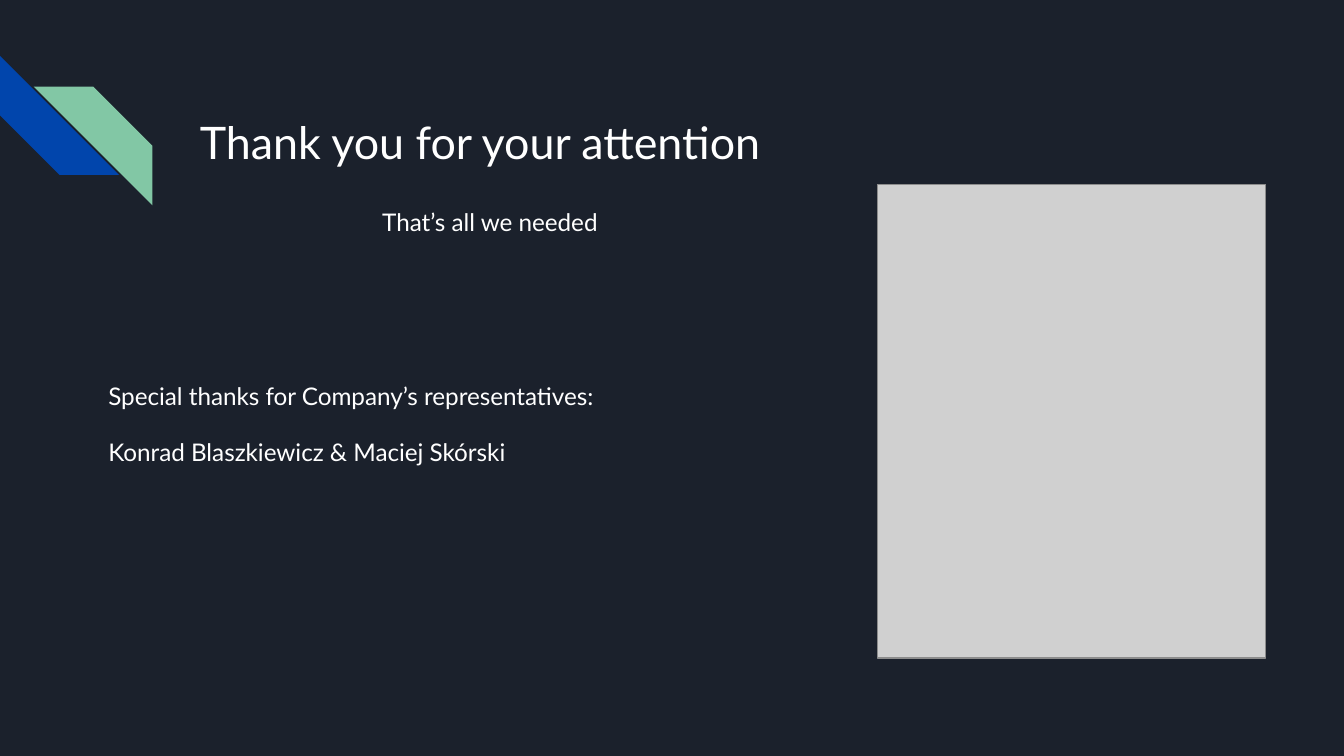
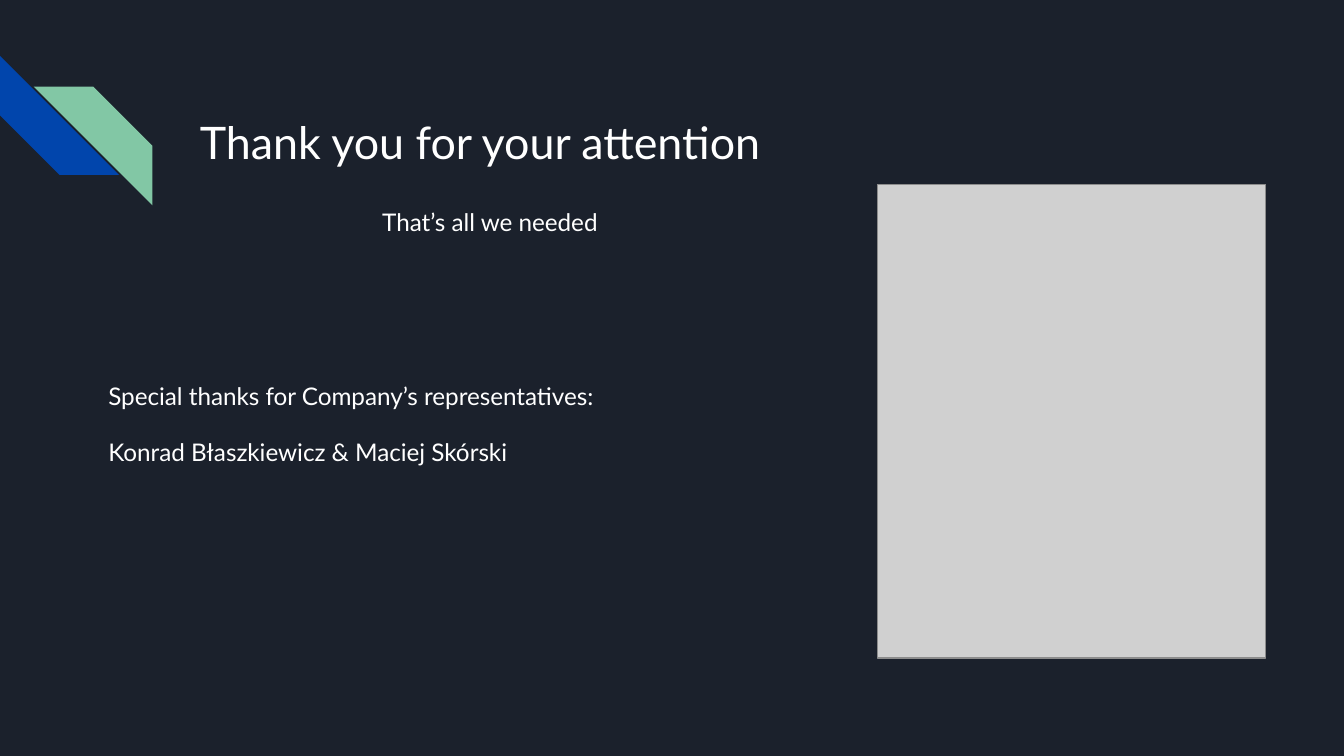
Before and after one commit to ZPP-MURMURAS/ZPP_Murmuras, a slide deck: slide 15 of docs/zpp_final_presentation.pptx. Drawn at 1344x756 pixels with LibreOffice and Linux fonts; fonts in the diff are those of the drawing; grey boxes stand for pictures. Boxes give left, top, right and bottom in pixels: in the first picture for what was removed or moved away, otherwise in the second. Text is boxed around its words. In the diff, an @@ line names an element or a change of style, - is before the commit and + after.

```diff
--- a/docs/zpp_final_presentation.pptx
+++ b/docs/zpp_final_presentation.pptx
@@ text at (x1=108, y1=443, x2=507, y2=466): text changed @@
-Konrad Blaszkiewicz & Maciej Skórski
+Konrad Błaszkiewicz & Maciej Skórski
```
Also in this commit, not shown: 1 other slide changed.
